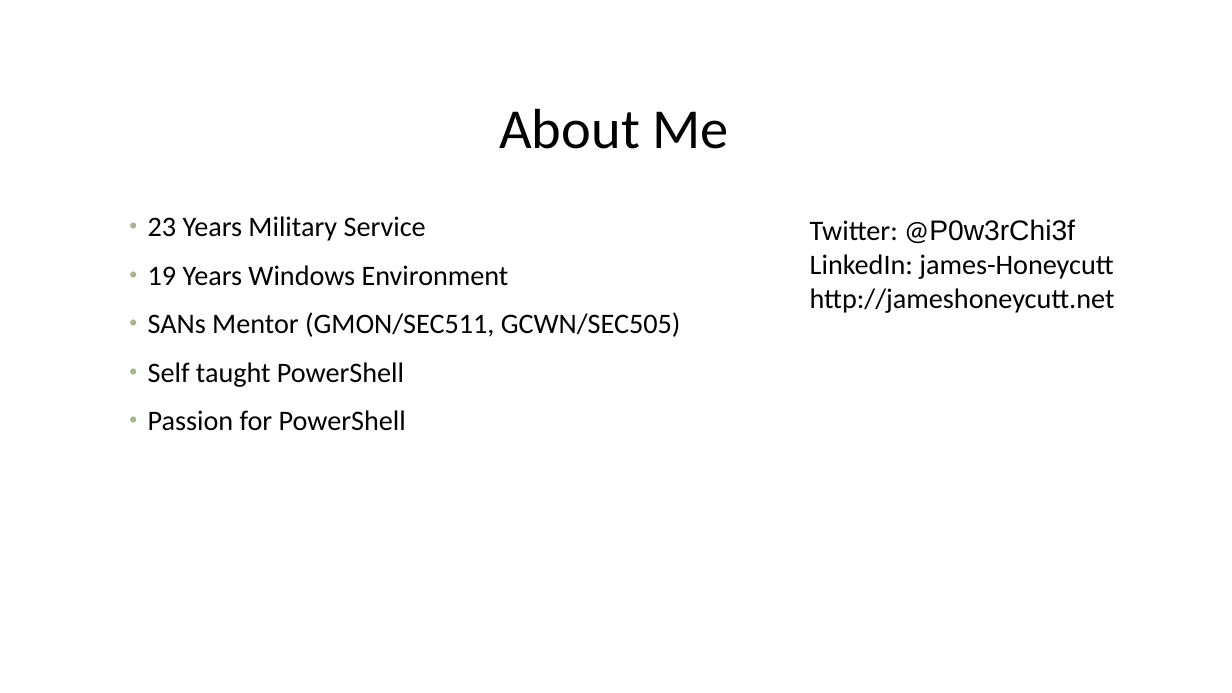
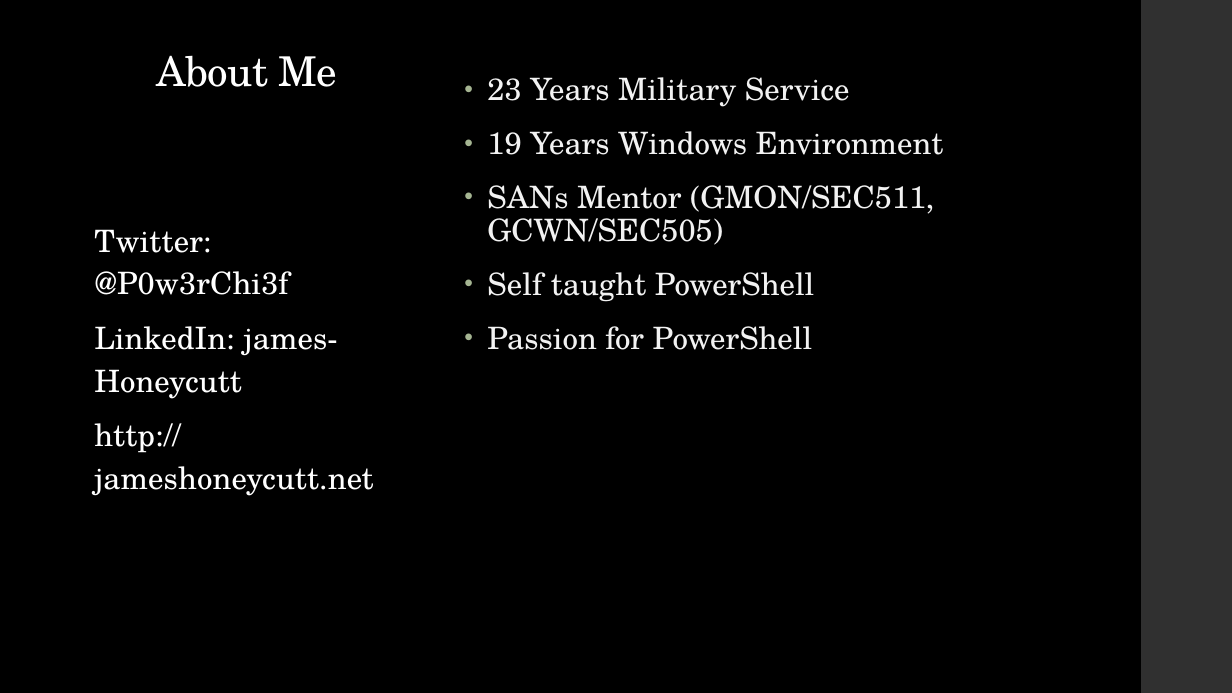
Before and after one commit to P0w3rChi3f/JEA-Just-Enough-Admin, a slide deck: slide 2 of Docs/PowerShell JEA.pptx. Drawn at 1232x693 pixels with LibreOffice and Linux fonts; fonts in the diff are those of the drawing; background and template pictures are left out. Boxes give left, top, right and bottom in pixels: in the first picture for what was removed or moved away, otherwise in the second. Text is boxed around its words. In the diff, an @@ line names an element or a change of style, - is before the commit and + after.

```diff
--- a/Docs/PowerShell JEA.pptx
+++ b/Docs/PowerShell JEA.pptx
@@ background #FFFFFF to #000000 @@
@@ rectangle added at (1141,0,1232,693), fill #303030 @@
@@ title "About Me": place and size @@
-title "About Me" at (499,108,729,149)
+title "About Me" at (156,55,337,87)
@@ title "About Me" at (156,55,337,87): size 44 to 32 pt, font Calibri to TeX Gyre Schola, text colour #000000 to #FFFFFF, letter spacing 0 to -0.5 pt; vertical alignment middle to top @@
@@ text "23 Years Military Service": place and size @@
-text "23 Years Military Service" at (148,216,681,431)
+text "23 Years Military Service" at (487,77,944,350)
@@ text "23 Years Military Service" at (487,77,944,350): size 22 to 24 pt, font Calibri to TeX Gyre Schola, text colour #000000 to #F2F2F2; indent changed; more space between paragraphs @@
@@ text "Twitter: @P0w3rChi3f": place and size @@
-text "Twitter: @P0w3rChi3f" at (810,219,1115,313)
+text "Twitter: @P0w3rChi3f" at (94,229,373,496)
@@ text "Twitter: @P0w3rChi3f" at (94,229,373,496): size 22 to 24 pt, text colour #000000 to #FFFFFF, letter spacing 0 to 0.1 pt; font Calibri to TeX Gyre Schola in "Twitter: @P0w3rChi3f", "LinkedIn: james-Honeycutt", "http://jameshoneycutt.net"; font Arial to TeX Gyre Schola in "@P0w3rChi3f"; line spacing 1 to 1.14; more space between paragraphs @@
```
Also in this commit, not shown: 16 other slides changed, 2 slides added, 2 slides removed, 1 other file.
